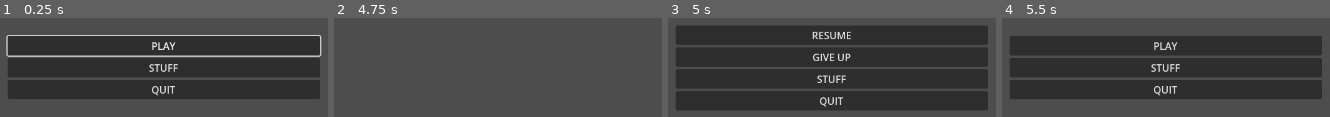
Above: before the commit, frames 1-4 (left to right).
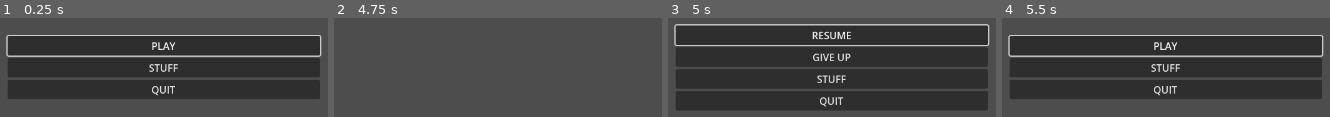
Above: after the commit, the same moments.

Repository: Graunder/ggj24
Game: Godot game, scene res://Assets/Scenes/main.tscn
Two runs of this game, one before a commit and one after it. Both use one fixed random seed, a clock stepped at 60 frames per second and the inputs below.
Inputs:
- Up to frame 1 (0.25 s): no input
- Up to frame 2 (4.75 s): click "PLAY" at 0.5 s; tap Enter at 1.25, 2.75, 4.25 s; tap Space at 2, 3.5 s
- Up to frame 3 (5 s): tap Escape (esc) at 4.9 s
- Up to frame 4 (5.5 s): click "GIVE UP" at 5 s

Frames 1-2 are identical in both runs. In frame 3, 3.1% of the frame differs, in the area x 1-99%, y 6-29%; in frame 4, 3.1%.

Commit message:
fixed ui controlls when buttons get disabled/enabled

Diff:
--- a/Assets/Scenes/menu.tscn
+++ b/Assets/Scenes/menu.tscn
@@ -32,11 +32,14 @@
 [node name="Resume" type="Button" parent="MainMenu/CenterContainer/MainContainer"]
 visible = false
 layout_mode = 2
+focus_neighbor_bottom = NodePath("../Give_Up")
 text = "RESUME"
 
 [node name="Give_Up" type="Button" parent="MainMenu/CenterContainer/MainContainer"]
 visible = false
 layout_mode = 2
+focus_neighbor_top = NodePath("../Resume")
+focus_neighbor_bottom = NodePath("../Options")
 text = "GIVE UP"
 
 [node name="Options" type="Button" parent="MainMenu/CenterContainer/MainContainer"]
@@ -89,6 +92,7 @@
 "
 
 [node name="Apply" type="Button" parent="OptionsMenu/CenterContainer/VBoxContainer/HBoxContainer"]
+visible = false
 layout_mode = 2
 size_flags_horizontal = 3
 text = "HUE"
--- a/Assets/Scripts/Main.gd
+++ b/Assets/Scripts/Main.gd
@@ -48,3 +48,4 @@
 			game_pause(false)
 		else:
 			game_pause(true)
+			menu.grab_resume_focus()
--- a/Assets/Scripts/Menu.gd
+++ b/Assets/Scripts/Menu.gd
@@ -45,10 +45,17 @@
 		play.hide()
 		resume.show()
 		give_up.show()
+		resume.grab_focus()
+		resume.focus_neighbor_bottom = give_up.get_path()
+		give_up.focus_neighbor_top = resume.get_path()
+		give_up.focus_neighbor_bottom = options.get_path()
+		options.focus_neighbor_top = give_up.get_path()
 	else:
 		play.show()
 		resume.hide()
 		give_up.hide()
+		play.grab_focus()
+		options.focus_neighbor_top = play.get_path()
 
 func enable_options_menu(enable_options : bool):
 	if enable_options:
@@ -62,3 +69,6 @@
 
 func grab_start_focus():
 	play.grab_focus()
+
+func grab_resume_focus():
+	resume.grab_focus()
